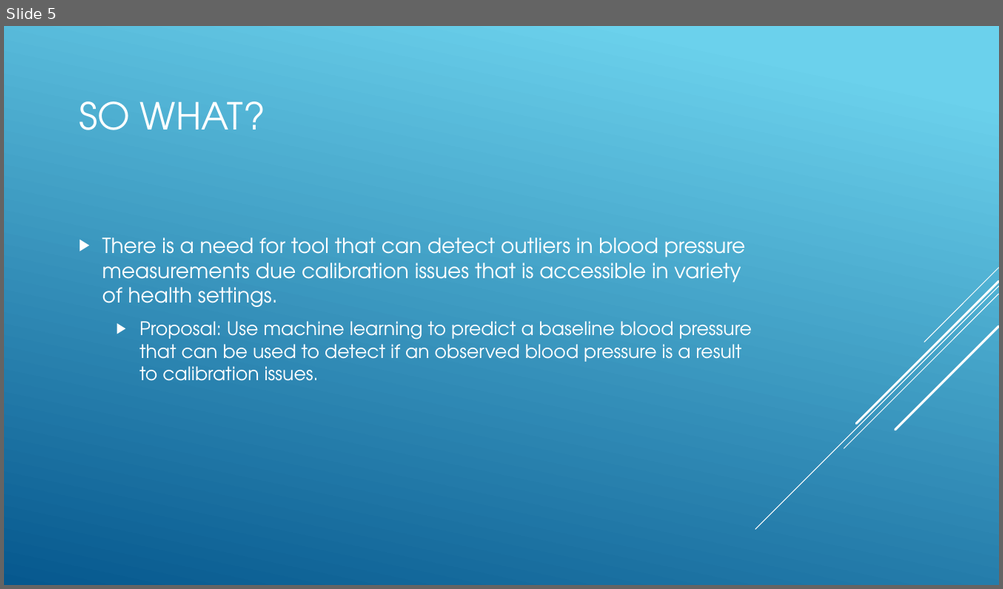
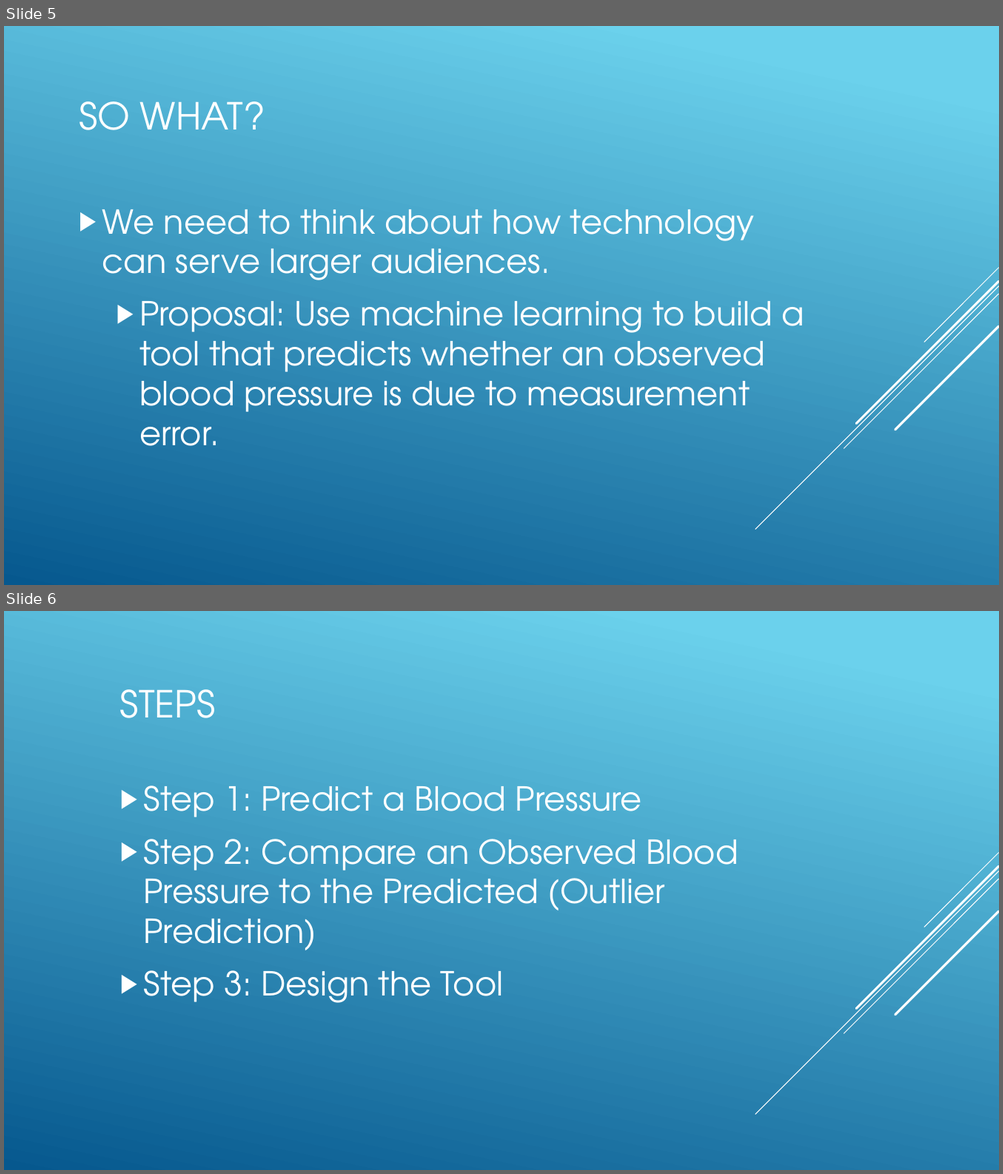
Before and after one commit to buehlere/senior-research, a slide deck: Presentation.pptx. Shown one above the other, each under a label of ours: slide 5 before the commit, slides 5 and 6 after it. The pictures are 1003x589 and 1003x1174 pixels, drawn with LibreOffice and Linux fonts; fonts in the diff are those of the drawing. Boxes give left, top, right and bottom in pixels: in the first picture for what was removed or moved away, otherwise in the second. Text is boxed around its words. In the diff, an @@ line names an element or a change of style, - is before the commit and + after.

```diff
--- a/Presentation.pptx
+++ b/Presentation.pptx
@@ slide 6 added at <box>4,611,999,1170</box>, background gradient #6ED2EB to #06588E; not listed: 5 template elements that a slide beside it also shows @@
@@ title added at <box>120,689,216,718</box>, 36 pt, text #FFFFFF @@
+STEPS
@@ text added at <box>143,786,738,1003</box>, 32 pt, text #FFFFFF @@
+▶ Step 1: Predict a Blood Pressure
+▶ Step 2: Compare an Observed Blood Pressure to the Predicted (Outlier Prediction)
+▶ Step 3: Design the Tool
@@ slide 5 changed as well @@
@@ text at <box>102,210,805,446</box>: text changed; size 18 to 32 pt @@
-▶ There is a need for tool that can detect outliers in blood pressure measurements due calibration issues that is accessible in variety of health settings.
-  ▶ Proposal: Use machine learning to predict a baseline blood pressure that can be used to detect if an observed blood pressure is a result to calibration issues.
+▶ We need to think about how technology can serve larger audiences.
+  ▶ Proposal: Use machine learning to build a tool that predicts whether an observed blood pressure is due to measurement error.
```
Also in this commit, not shown: 6 other slides changed, 10 other slides added, 1 slide removed, 10 other files.
